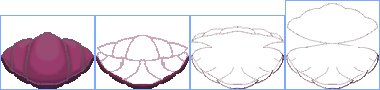
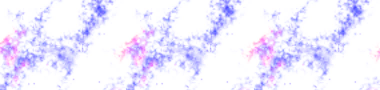
Before/after of a 380x90 layered artwork. What changed in the layer stack:
added layer "Layer" above "opening animation" over [0, 0, 380, 90]
hid "opening animation" over [0, 0, 380, 90]
